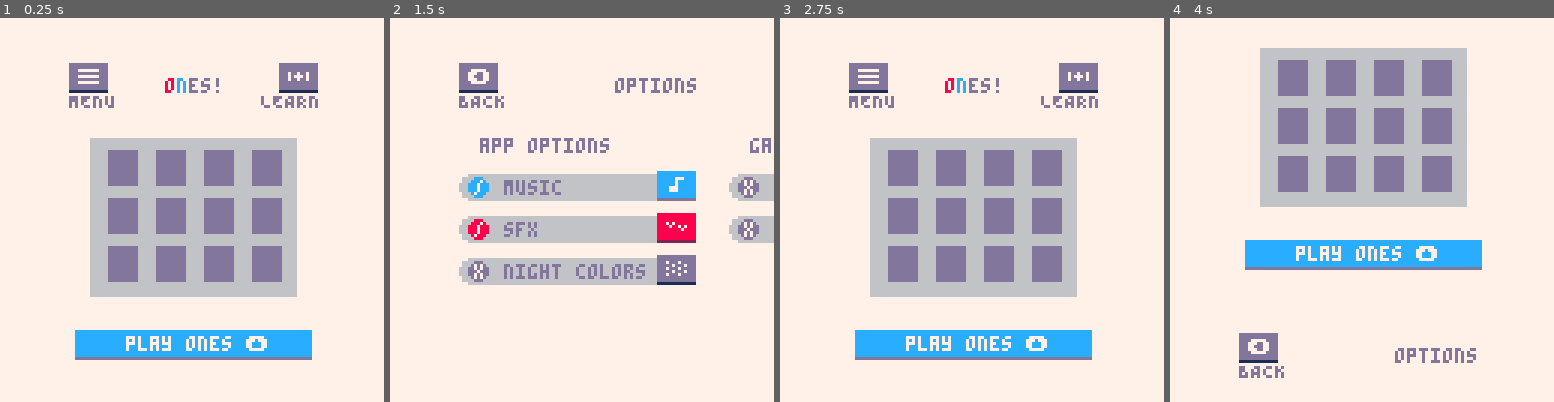
Above: before the commit, frames 1-4 (left to right).
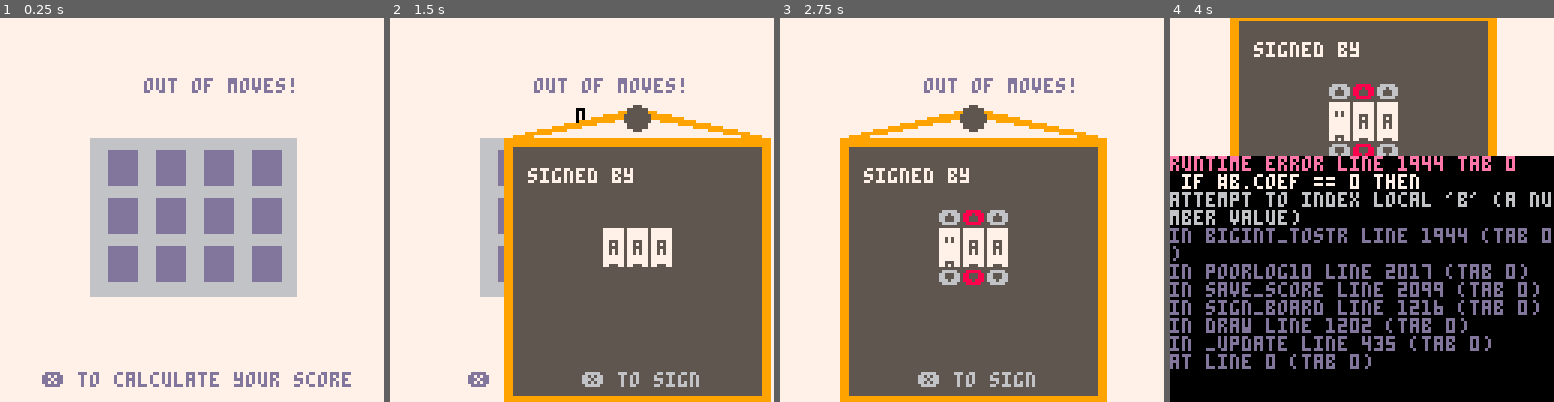
Above: after the commit, the same moments.

Repository: qualiaa/ones
Game: PICO-8 cartridge ones.p8
Same seed, same stepped clock (60 frames per second), same inputs: the game is played once before the commit and once after it.
Inputs:
- Up to frame 1 (0.25 s): no input
- Up to frame 2 (1.5 s): tap X (X key) at 0.33, 1.07 s; tap O (Z key) at 0.7 s
- Up to frame 3 (2.75 s): hold Right 1.6-2.1 s; tap O (Z key) at 1.7, 2.1, 2.5 s; tap X (X key) at 1.85 s; hold Up 2.15-2.42 s; hold Right from 2.47 s (still down)
- Up to frame 4 (4 s): tap O (Z key) at 2.9, 3.3, 3.7 s; tap X (X key) at 2.97 s; release Right at 3.03 s; hold Left 3.08-3.58 s; hold Down 3.63-3.97 s

The runs differ from the first frame. In frame 1, 7.9% of the frame differs, in the area x 10-92%, y 11-97%; in frame 2, 53%; in frame 3, 52%; in frame 4, 87%, in the area x 0-100%, y 0-100%.
Error after the commit: runtime error line 1944 tab 0; if #b.coef == 0 then; attempt to index local 'b' (a number value)

Commit message:
Make titlescreen playable

Diff:
--- a/ones-extra.p8
+++ b/ones-extra.p8
@@ -151,7 +151,7 @@
      if state.next_pieces then
       return choose(state.next_pieces)
      end
-     -- special case for tutorial
+     -- special case for tut & title
      return 0
     end
     return v
--- a/ones.p8
+++ b/ones.p8
@@ -147,9 +147,14 @@
 function next_state(move, state)
  local ng = mapgrid(
    function(i,j,v)
-    return (v == 0xf
-            and choose(state.next_pieces)
-            or v)
+    if v==0xf then
+     if state.next_pieces then
+      return choose(state.next_pieces)
+     end
+     -- special case for tut & title
+     return 0
+    end
+    return v
    end,
    state.moves[move].next_grid
  )
@@ -242,7 +247,7 @@
  return {
   grid=grid,
   piece_bucket=b,
-  next_pieces=piece_from_np(np,mv),
+  next_pieces=np and piece_from_np(np,mv),
   moves=allowed_moves(grid),
   max_val=mv,
   finished=false
@@ -295,30 +300,58 @@
 
 function play.init()
  mode = play
+ game = make_game(true)
+ play.drawn = false
+end
+
+function play.update()
+ game_update()
+
+ if btnp(4) then
+  menu.prior = play
+  transition.init(menu, play, 0, 1)
+ end
+
+ if btnp(5) then
+  load("ones-extra.p8", "back to game")
+ end
+end
+
+function play.draw()
+ game_draw()
+ draw_next_pieces(state.next_pieces)
+ draw_top_buttons("MENU","▤", btn(4),
+                  "STATS","∧", btn(5))
+end
+
+function make_game(saving)
  if not state or state.finished then
   state = new_state()
-  save_game()
- end
- play.drawn = false
- play.move = nil
+  if saving then
+   save_game()
+  end
+ end
  -- disable btnp repeating
  poke(0x5f5c, 255)
-end
-
-function play.draw()
- draw_next_pieces(state.next_pieces)
- if play.move then
-   draw_grid(state.grid,nil,
-             state.moves[play.move.btn].move_mask,
-             play.move.btn)
+ return {
+  move=nil,
+  saving=saving
+ }
+end
+
+function game_draw()
+ local active_move = game.move
+ if active_move then
+  draw_grid(state.grid,nil,
+            state.moves[active_move.btn].move_mask,
+            active_move.btn)
  else
-   draw_grid(state.grid)
- end
- draw_top_buttons("MENU","▤", btn(4),
-                  "STATS","∧", btn(5))
-end
-
-function play.update()
+  draw_grid(state.grid)
+ end
+end
+
+function game_update()
+ local active_move = game.move
  local valid_moves = keys(state.moves)
  if #valid_moves == 0 then
    game_over.init()
@@ -326,39 +359,32 @@
  end
 
  for move in all(valid_moves) do
-  if btnp(move)
-     and (not play.move
-          or move != play.move.btn)
-  then
-   play.move = {btn=move, t=t()}
-   break
-
-  elseif play.move
-    and play.move.btn == move
-  then
-   if btnp(play.move.btn) then
-    state =
-      next_state(move,state)
-    play.move = nil
-    slidesfx()
-    save_game()
-    break
-   elseif btn(play.move.btn) then
-    play.move.t = t()
-   elseif t() - play.move.t > 0.75 then
-    play.move = nil
-    play.drawn = false
+   if btnp(move)
+     and (not active_move
+          or move != active_move.btn)
+   then
+     game.move = {btn=move, t=t()}
+     break
+
+   elseif active_move
+     and active_move.btn == move
+   then
+     if btnp(active_move.btn) then
+       state =
+         next_state(move,state)
+       game.move = nil
+       slidesfx()
+       if game.saving then
+        save_game()
+       end
+       break
+     elseif btn(active_move.btn) then
+       active_move.t = t()
+     elseif t() - active_move.t > 0.75 then
+       game.move = nil
+       mode.drawn = false
+     end
    end
-  end
- end
-
- if btnp(4) then
-  menu.prior = play
-  transition.init(menu, play, 0, 1)
- end
-
- if btnp(5) then
-  load("ones-extra.p8", "back to game")
  end
 end
 
@@ -392,21 +418,21 @@
 
 btn_state = {}
 function _update()
- if btn(0) and btn(1) and btn(2) and btn(3) then
-  for i=0,63 do
-   dset(i,0)
-  end
- end
+ --if btn(0) and btn(1) and btn(2) and btn(3) then
+ -- for i=0,63 do
+ --  dset(i,0)
+ -- end
+ --end
 
  for i=0,5 do
-  if btn_state[i] != btn(i) then
-   mode.drawn=false
-   btn_state[i] = btn(i)
-  end
+  if (btn_state[i] != btn(i)) mode.drawn=false
  end
 
  mode.update()
 
+ for i=0,5 do
+  btn_state[i] = btn(i)
+ end
  if not mode.drawn and mode != transition then
   cls(scheme.bg)
   mode.draw()
@@ -1221,26 +1247,56 @@
  mode = titlescreen
  titlescreen.drawn = false
 
- grid = make_grid(4,3)
+ local grid = make_grid(4,3)
  for i=3,max_ever_val() do
   k,j=divmod(i-3,4)
   grid[k+1][j+1]=i
  end
 
- titlescreen.grid = grid
+ state=make_state(grid, nil, {})
+
+ game=make_game(false)
 end
 
 function titlescreen.update()
+ game_update()
+ state.next_pieces = nil
  if btnp(4) then
   menu.prior = titlescreen
   transition.init(menu, titlescreen, 0, 1)
- elseif btnp(5) then
+
+ -- all this handles
+ -- play/tutorial
+ elseif btn(5) then
+  if btnp(5) then
+   btnsfx()
+   titlescreen.play_t = t()
+  elseif t() - titlescreen.play_t > 0.5 then
+   state = nil -- clear our game
+   play.init()
+  end
+ elseif btn_state[5] then
+  -- tutorial
   load("ones-extra.p8", "back to title")
- elseif btnp(⬆️) then
-  btnsfx()
-  play.init()
- end
-end
+ else
+  titlescreen.play_t=nil
+ end
+end
+
+function titlescreen.draw()
+ print("o",55,title_y,scheme.red)
+ print("n",59,title_y,scheme.blue)
+ print("es!",63,title_y,scheme.txt)
+
+ game_draw()
+
+ draw_long_boy({text="hold ❎ to play"},
+   32,104,true,btn(5))
+
+ draw_top_buttons("MENU","▤",btn(4),
+                  "LEARN","\^:00495d4900000000",btn(5))
+end
+
 
 function draw_top_buttons(l_txt,l_ico,l_press,r_txt,r_ico,r_press)
   local y = 15
@@ -1254,20 +1310,6 @@
                scheme.btn_shad)
    printr(r_txt,93+14,y+10,scheme.btn_base)
   end
-end
-
-function titlescreen.draw()
- print("o",55,title_y,scheme.red)
- print("n",59,title_y,scheme.blue)
- print("es!",63,title_y,scheme.txt)
-
- draw_grid(titlescreen.grid)
-
- draw_long_boy({text="play ones ⬆️"},
-   32,104,true)
-
- draw_top_buttons("MENU","▤",btn(4),
-                  "LEARN","\^:00495d4900000000",btn(5))
 end
 
 -->8
